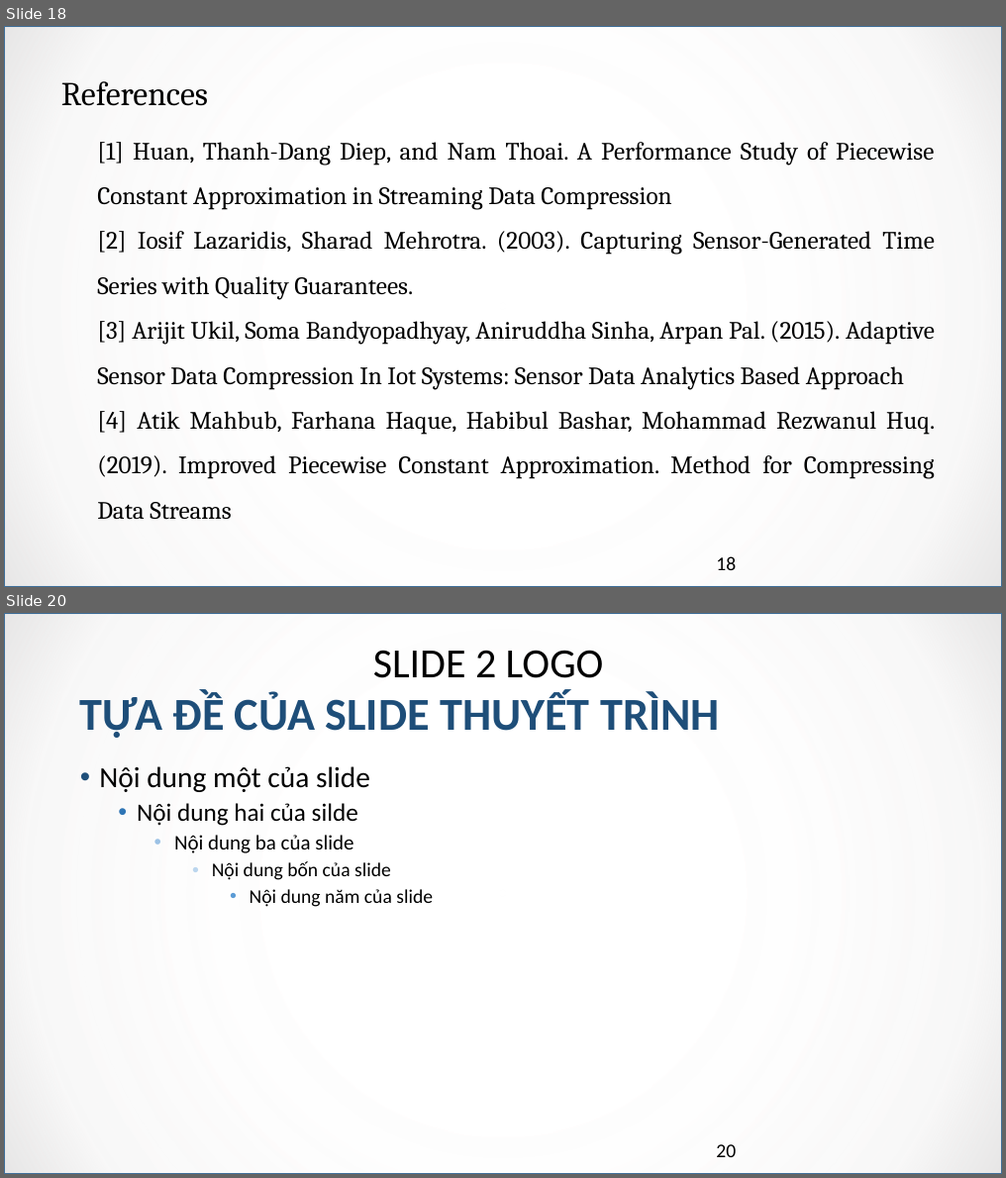
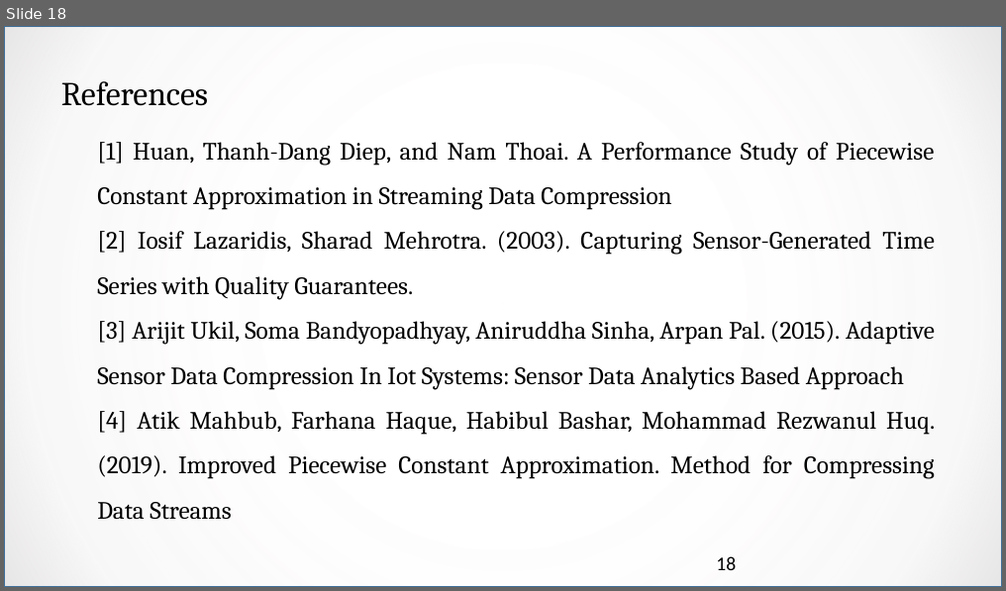
Before and after one commit to AlanPhan04/Multidisciplinary-Project, a slide deck: Midterm Seminar.pptx. Shown one above the other, each under a label of ours: slides 18 and 20 before the commit, slide 18 after it; the slides between them are not shown. The pictures are 1006x1178 and 1006x591 pixels, drawn with LibreOffice and Linux fonts; fonts in the diff are those of the drawing; background and template pictures are left out. Boxes give left, top, right and bottom in pixels: in the first picture for what was removed or moved away, otherwise in the second. Text is boxed around its words. In the diff, an @@ line names an element or a change of style, - is before the commit and + after.

```diff
--- a/Midterm Seminar.pptx
+++ b/Midterm Seminar.pptx
@@ slide 20 removed at (4,613,1002,1174), background picture (left out); not listed: 1 template element that a slide beside it also shows @@
@@ text removed at (373,650,604,678) @@
-SLIDE 2 LOGO
@@ title removed at (80,692,720,738) @@
-TỰA ĐỀ CỦA SLIDE THUYẾT TRÌNH
@@ text removed at (99,766,433,907) @@
-• Nội dung một của slide
-  • Nội dung hai của silde
-    • Nội dung ba của slide
-      • Nội dung bốn của slide
-        • Nội dung năm của slide
@@ page number removed at (716,1145,736,1157) @@
-20
```
Also in this commit, not shown: 4 other slides removed, 1 other file.
